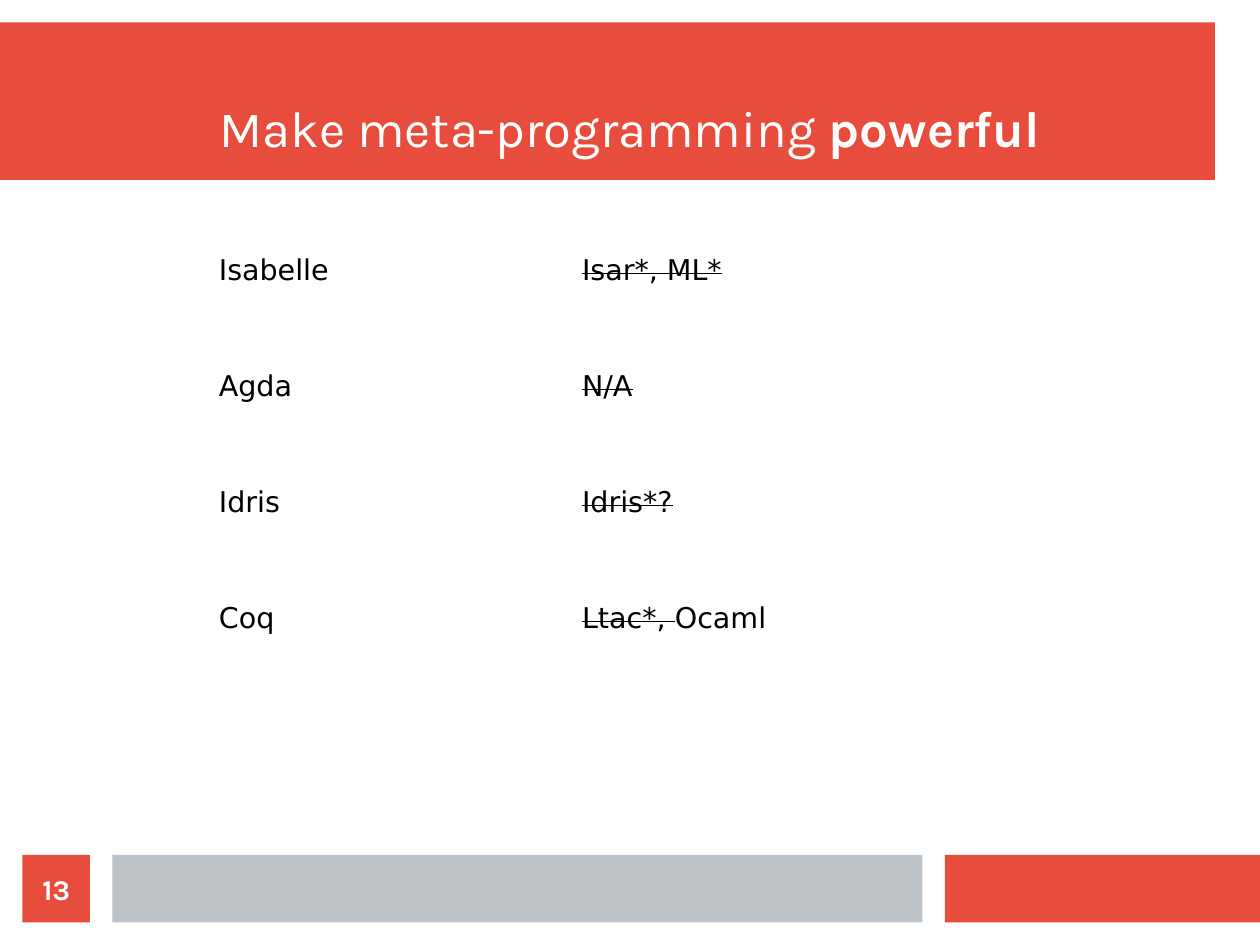
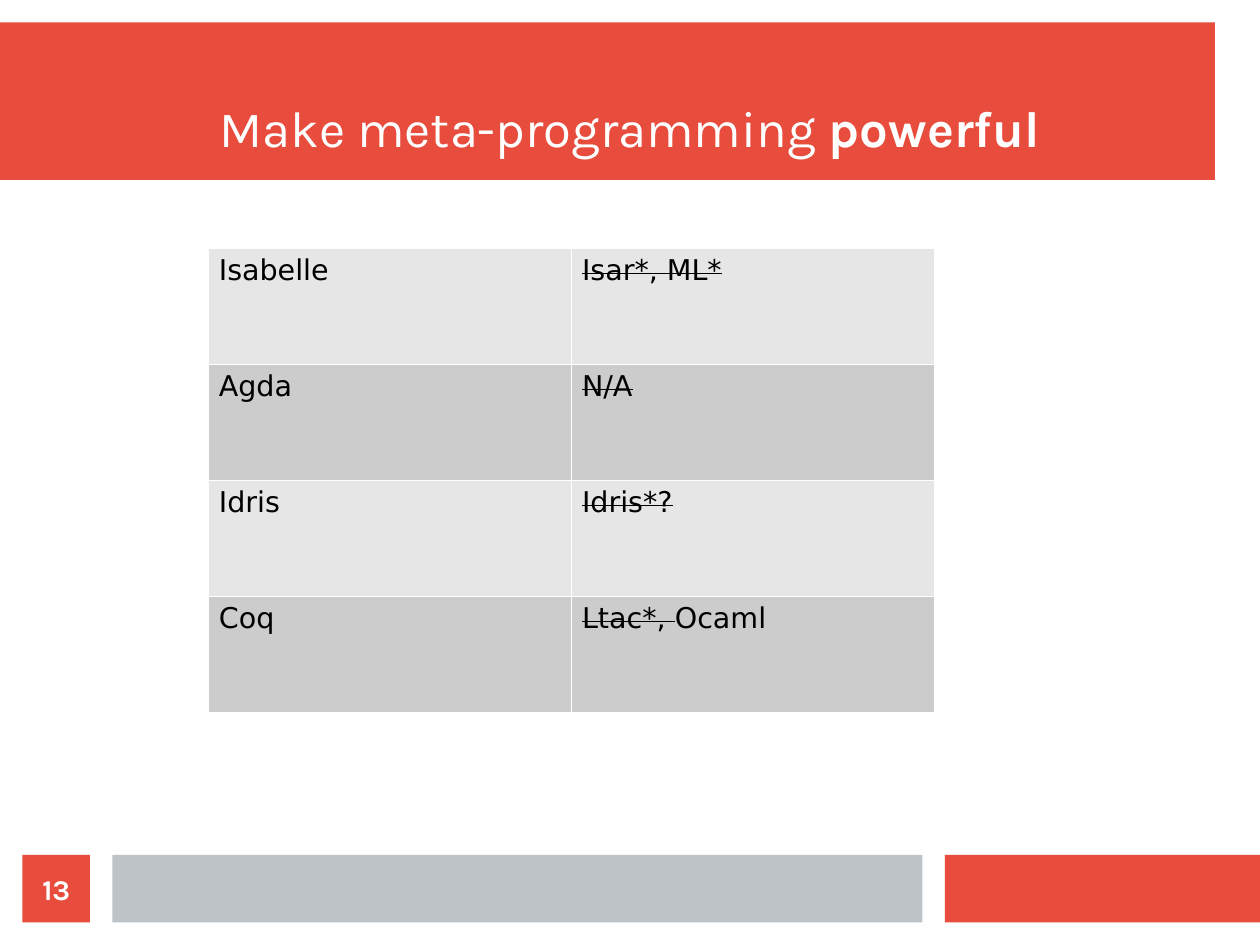
Before and after one commit to wilbowma/cur, a slide deck: slide 13 of hope-2016/slides.odp. Drawn at 1260x945 pixels with LibreOffice and Linux fonts; fonts in the diff are those of the drawing. Boxes give left, top, right and bottom in pixels: in the first picture for what was removed or moved away, otherwise in the second. Text is boxed around its words. In the diff, an @@ line names an element or a change of style, - is before the commit and + after.

```diff
--- a/hope-2016/slides.odp
+++ b/hope-2016/slides.odp
@@ table at box(208, 248, 935, 712) @@
@@ fill none to #E6E6E6 in 4 cells @@
@@ fill none to #CCCCCC in 4 cells @@
```
Also in this commit, not shown: 7 other slides changed, 2 slides added, 1 other file.
